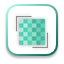
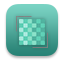
Layers edited between the first and the second 64px x 64px image:
pixels changed over [6, 4, 58, 56] (layer not identified)
